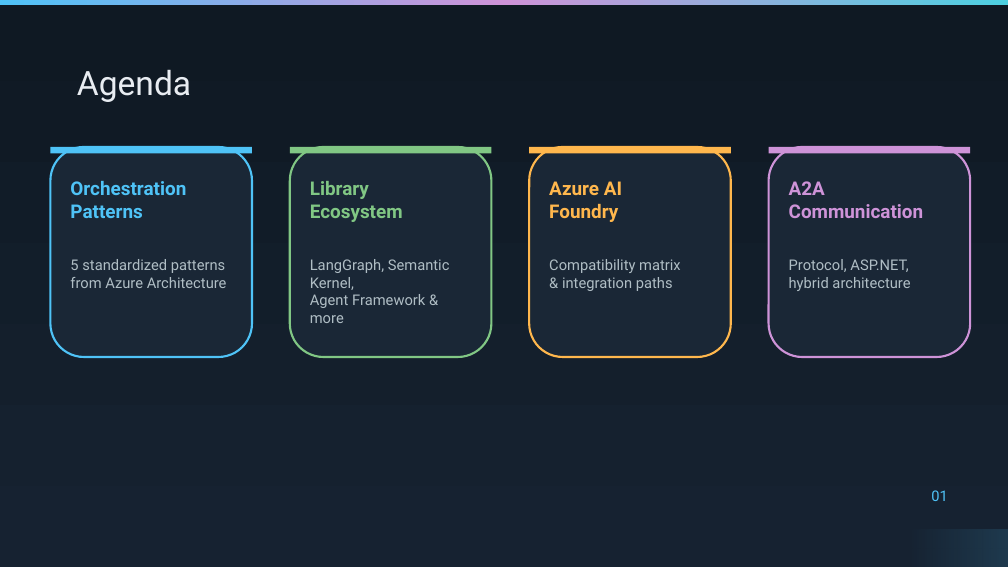
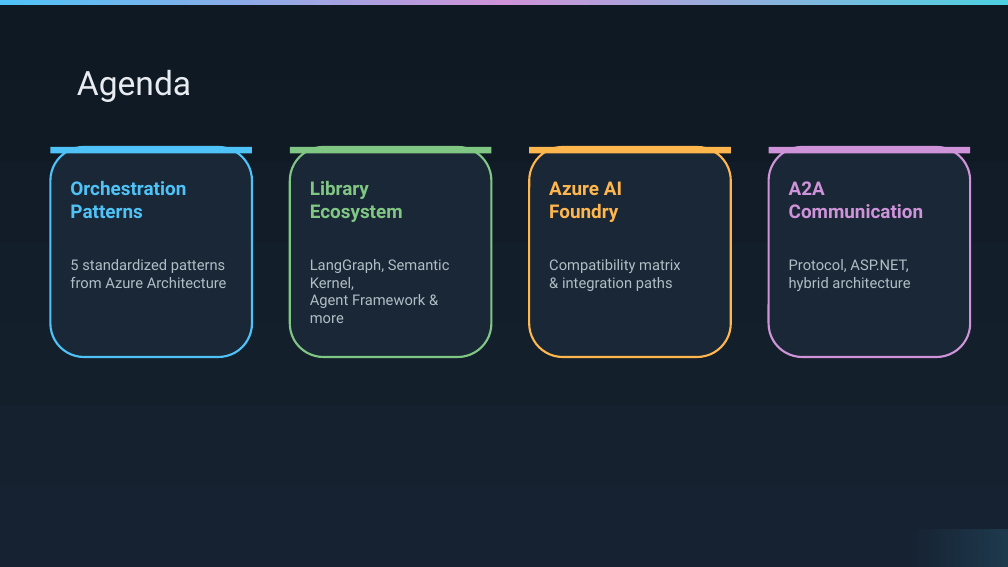
Before and after one commit to scgbear/multi-agent, a slide deck: slide 2 of Multi-Agent-Presentation.pptx. Drawn at 1008x567 pixels with LibreOffice and Linux fonts; fonts in the diff are those of the drawing. Boxes give left, top, right and bottom in pixels: in the first picture for what was removed or moved away, otherwise in the second. Text is boxed around its words. In the diff, an @@ line names an element or a change of style, - is before the commit and + after.

```diff
--- a/Multi-Agent-Presentation.pptx
+++ b/Multi-Agent-Presentation.pptx
@@ text removed at [931,490,948,501] @@
-01
```
Also in this commit, not shown: 3 other slides changed.
